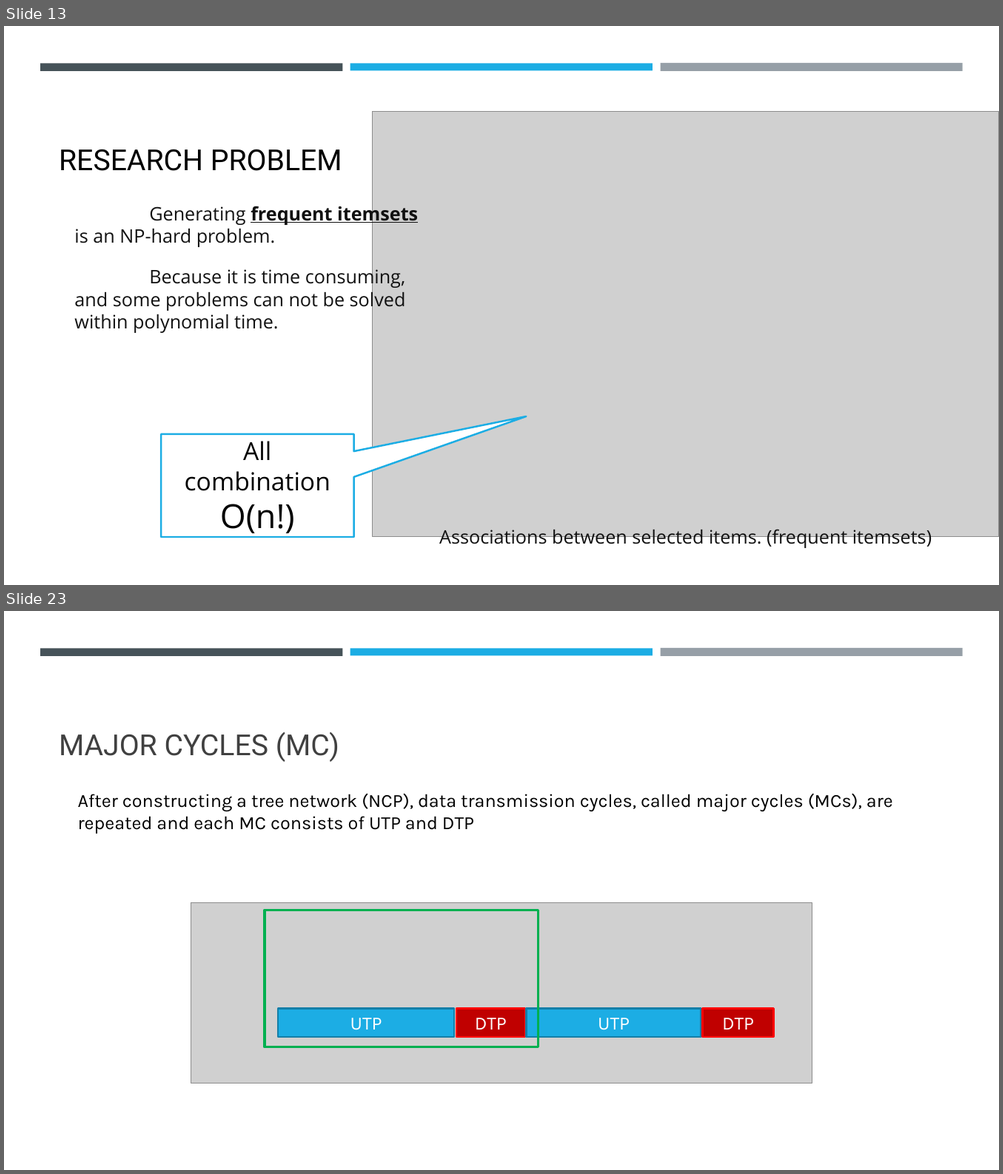
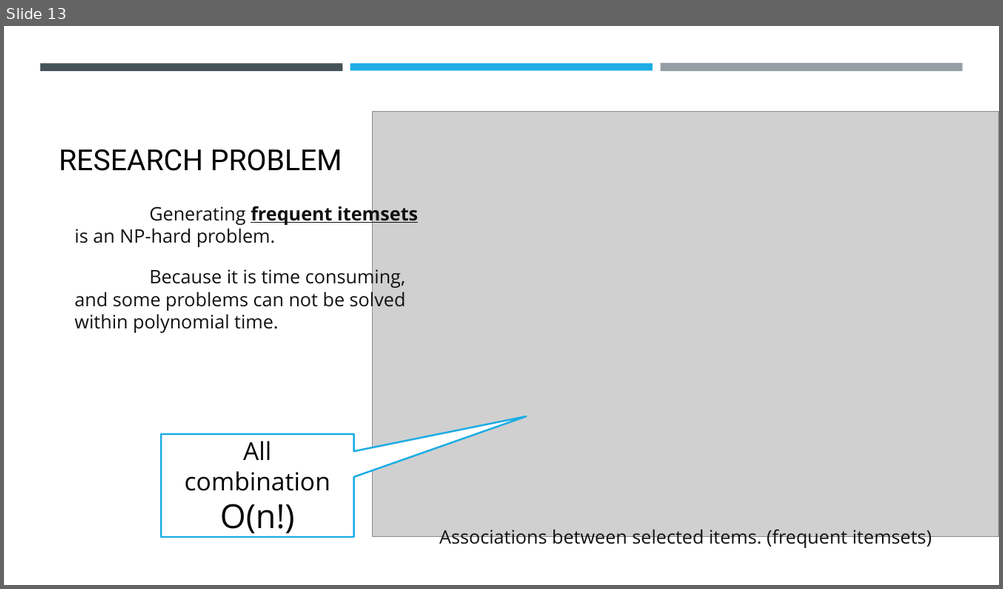
Before and after one commit to Wanarut/Review_literature, a slide deck: Impact of Genetic Algorithms Operators on Association Rules Extraction.pptx. Shown one above the other, each under a label of ours: slides 13 and 23 before the commit, slide 13 after it; the slides between them are not shown. The pictures are 1003x1174 and 1003x589 pixels, drawn with LibreOffice and Linux fonts; fonts in the diff are those of the drawing; grey boxes stand for pictures. Boxes give left, top, right and bottom in pixels: in the first picture for what was removed or moved away, otherwise in the second. Text is boxed around its words. In the diff, an @@ line names an element or a change of style, - is before the commit and + after.

```diff
--- a/Impact of Genetic Algorithms Operators on Association Rules Extraction.pptx
+++ b/Impact of Genetic Algorithms Operators on Association Rules Extraction.pptx
@@ slide 23 removed at [4,611,999,1170], background #FFFFFF; not listed: 3 template elements that a slide beside it also shows @@
@@ title removed at [59,732,339,762] @@
-MAJOR CYCLES (MC)
@@ text removed at [78,794,893,834] @@
-After constructing a tree network (NCP), data transmission cycles, called major cycles (MCs), are repeated and each MC consists of UTP and DTP
@@ picture removed at [191,903,812,1083] @@
@@ rectangle removed at [264,910,538,1048] @@
@@ rectangle removed at [278,1008,454,1037] @@
-UTP
@@ rectangle removed at [456,1008,525,1037] @@
-DTP
@@ rectangle removed at [526,1008,701,1037] @@
-UTP
@@ rectangle removed at [703,1008,774,1037] @@
-DTP
```
Also in this commit, not shown: 5 slides changed, 37 slides added, 42 other slides removed.
